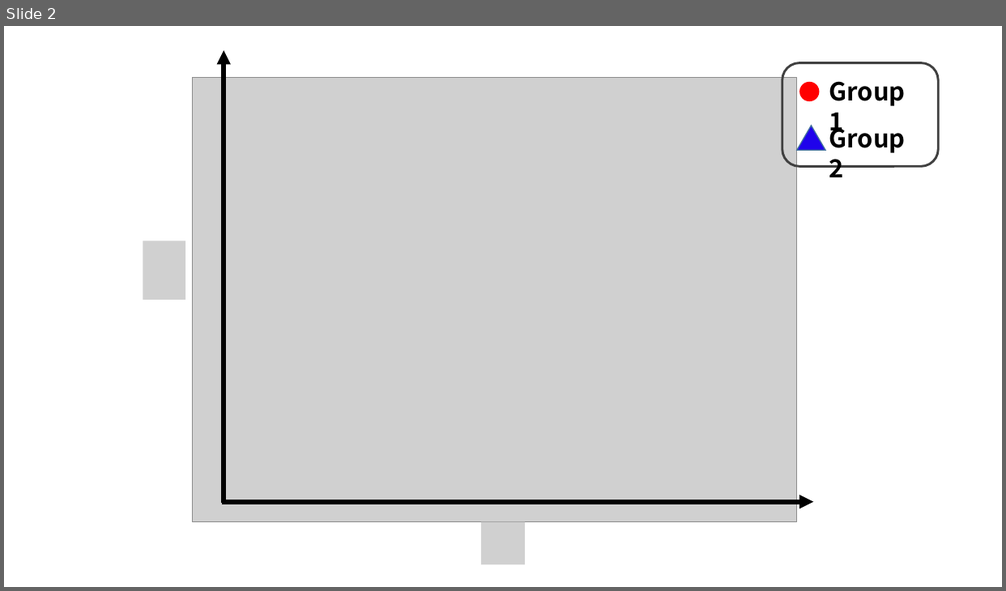
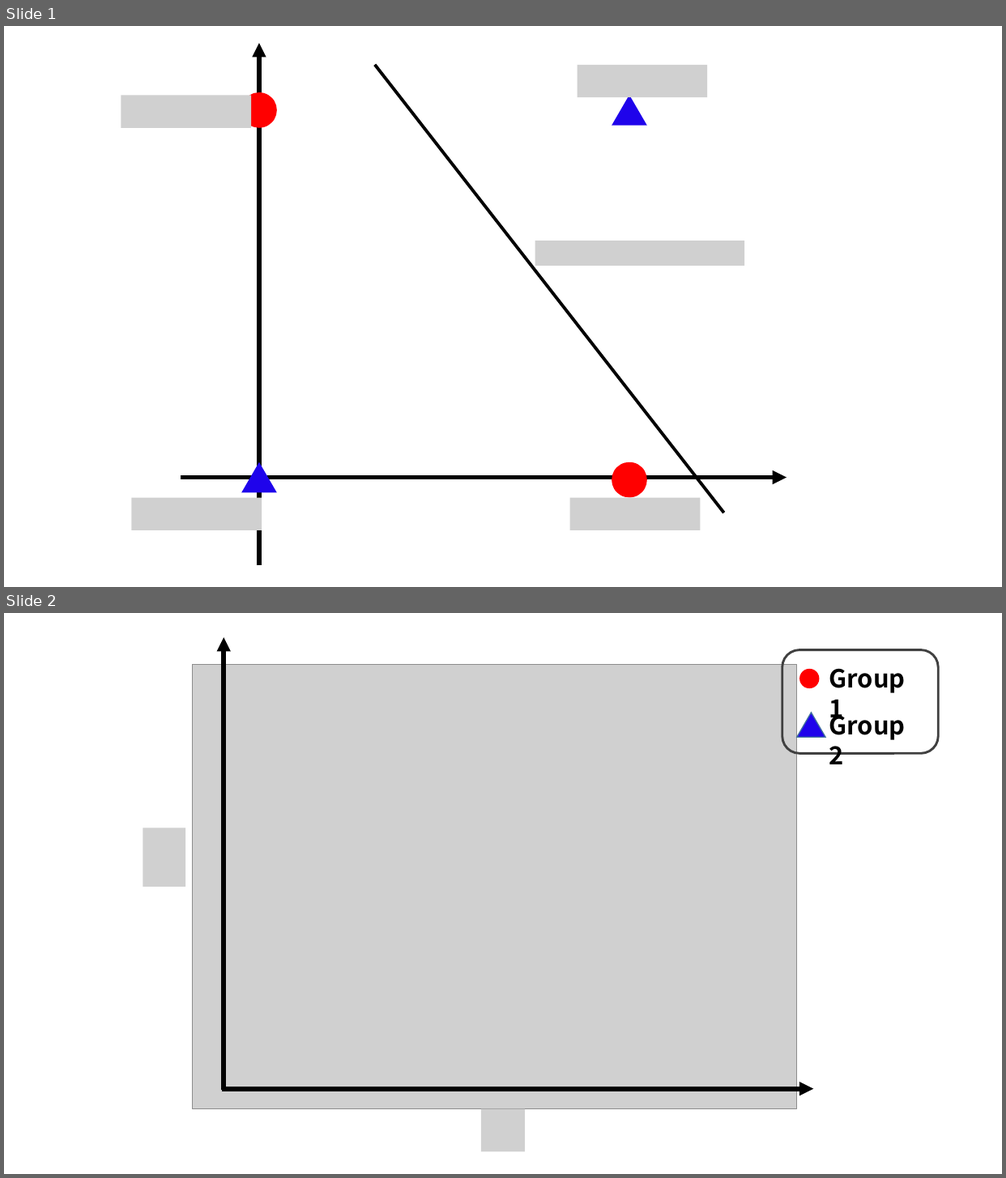
Before and after one commit to rurusasu/tex, a slide deck: 卒研発表tex用_イラスト.pptx. Shown one above the other, each under a label of ours: slide 2 before the commit, slides 1 and 2 after it. The pictures are 1006x591 and 1006x1178 pixels, drawn with LibreOffice and Linux fonts; fonts in the diff are those of the drawing; grey boxes stand for pictures. Boxes give left, top, right and bottom in pixels: in the first picture for what was removed or moved away, otherwise in the second. Text is boxed around its words. In the diff, an @@ line names an element or a change of style, - is before the commit and + after.

```diff
--- a/卒研発表tex用_イラスト.pptx
+++ b/卒研発表tex用_イラスト.pptx
@@ slide 1 added at [4, 26, 1002, 587], background #FFFFFF @@
@@ arrow added from (259, 565) to (259, 43), #000000 4.5 pt @@
@@ line added from (374, 65) to (724, 514), #000000 3 pt @@
@@ picture added at [577, 65, 708, 98] @@
@@ picture added at [121, 95, 251, 128] @@
@@ ellipse added at [241, 92, 276, 128], fill #FF0000 @@
@@ triangle added at [612, 95, 647, 126], fill #1F03EB @@
@@ picture added at [535, 241, 745, 267] @@
@@ triangle added at [241, 463, 276, 493], fill #1F03EB @@
@@ ellipse added at [612, 463, 647, 497], fill #FF0000 @@
@@ arrow added from (181, 477) to (786, 477), #000000 4.5 pt @@
@@ picture added at [131, 498, 262, 531] @@
@@ picture added at [570, 498, 701, 531] @@
```
Also in this commit, not shown: 1 slide removed, 9 other files.
